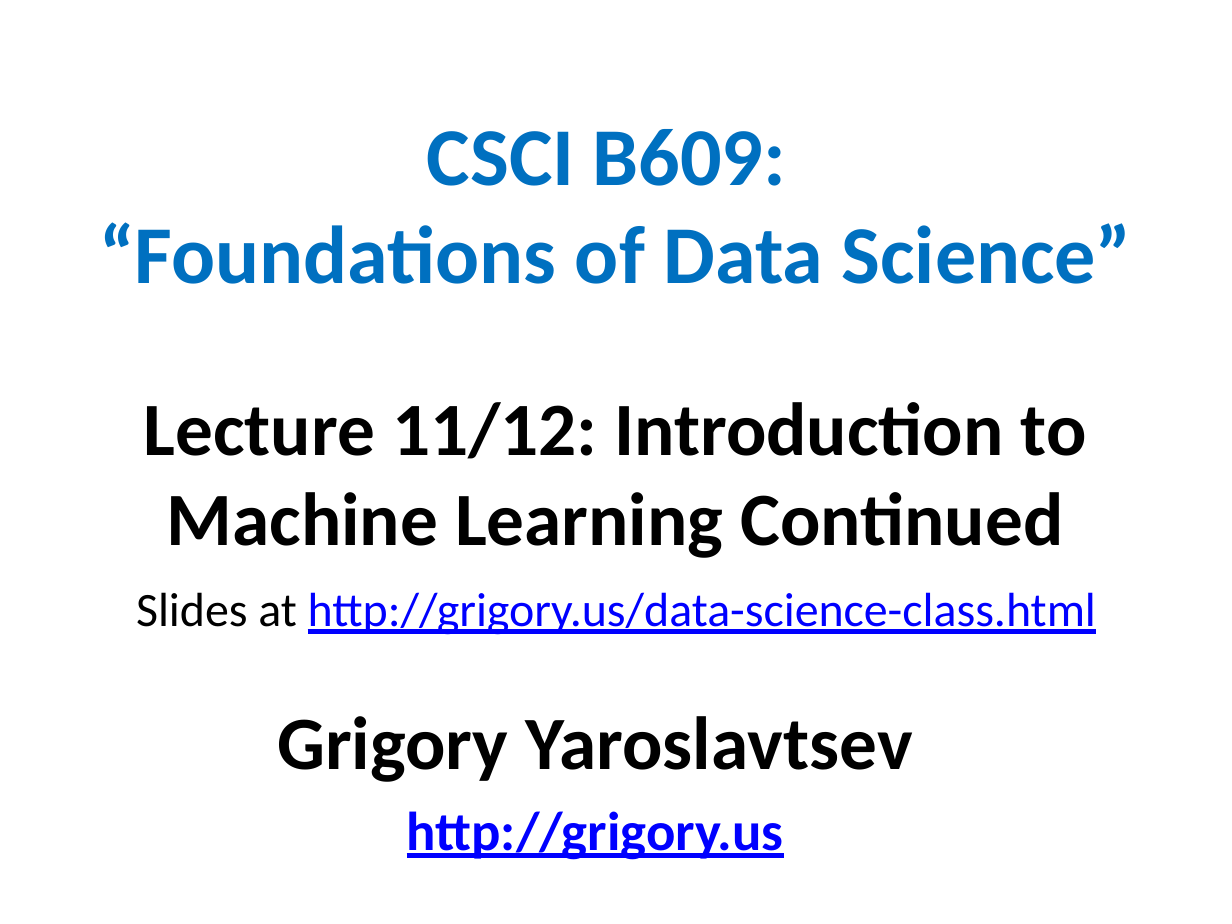
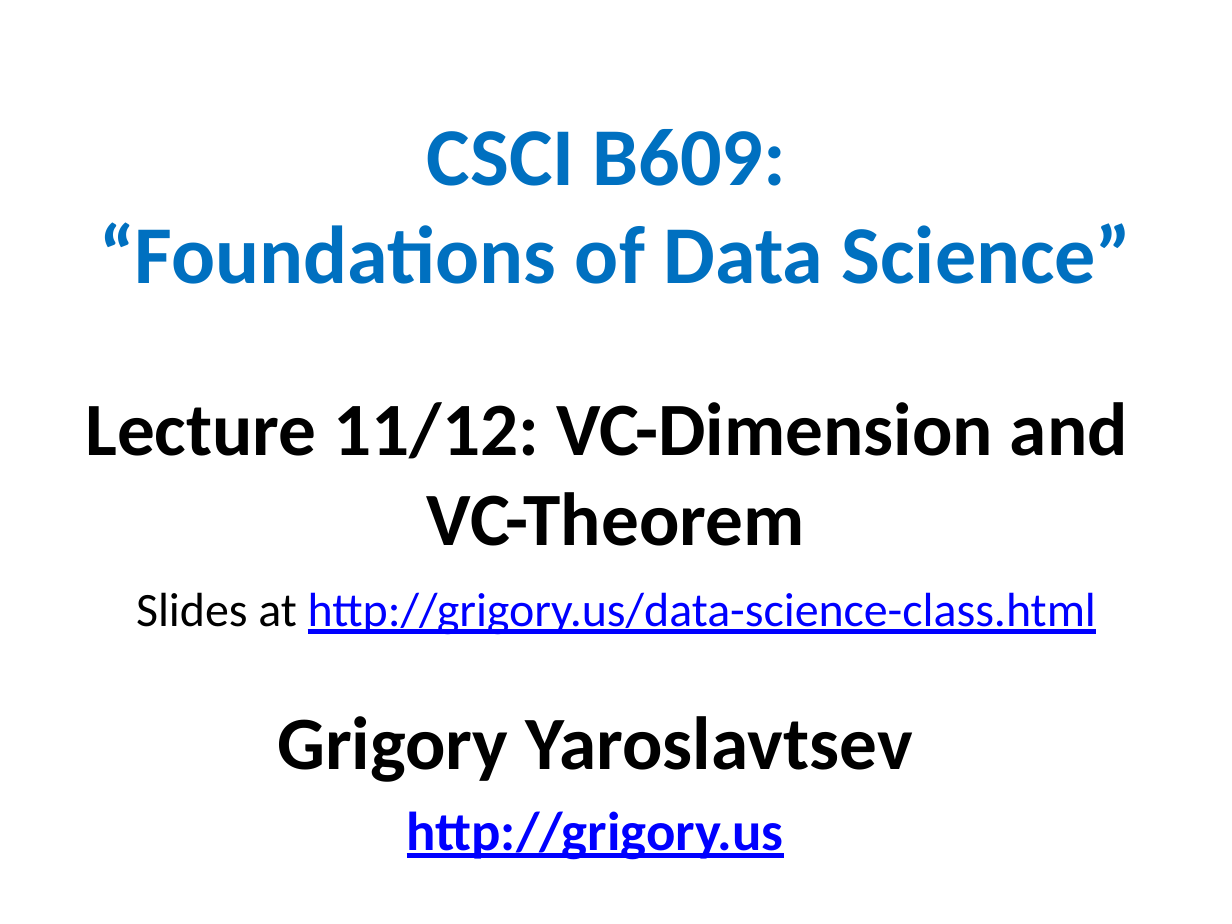
Before and after one commit to gyaroslavtsev/gyaroslavtsev.github.io, a slide deck: slide 1 of b609/lec07.pptx. Drawn at 1232x924 pixels with LibreOffice and Linux fonts; fonts in the diff are those of the drawing. Boxes give left, top, right and bottom in pixels: in the first picture for what was removed or moved away, otherwise in the second. Text is boxed around its words. In the diff, an @@ line names an element or a change of style, - is before the commit and + after.

```diff
--- a/b609/lec07.pptx
+++ b/b609/lec07.pptx
@@ text at [85, 402, 1128, 546]: text changed @@
-Lecture 11/12: Introduction to Machine Learning Continued
+Lecture 11/12: VC-Dimension and
+VC-Theorem
```
Also in this commit, not shown: 7 other files.
